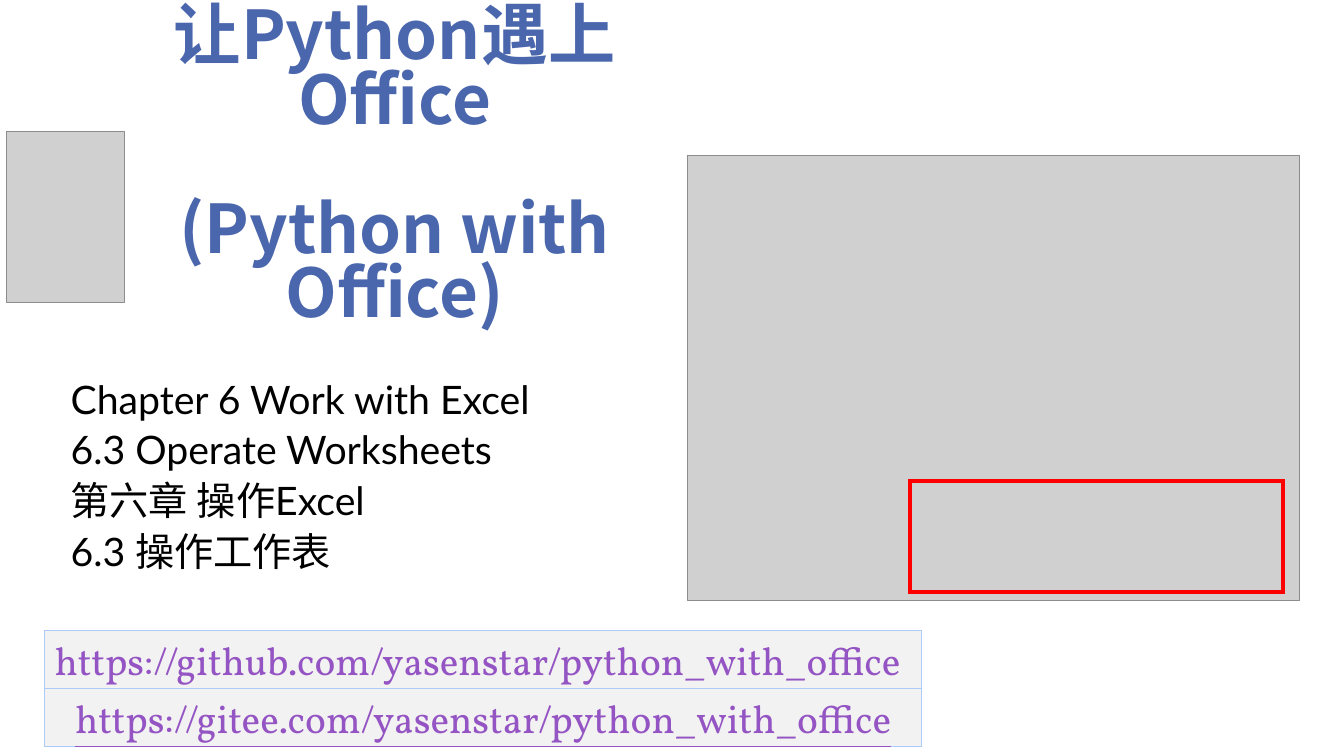
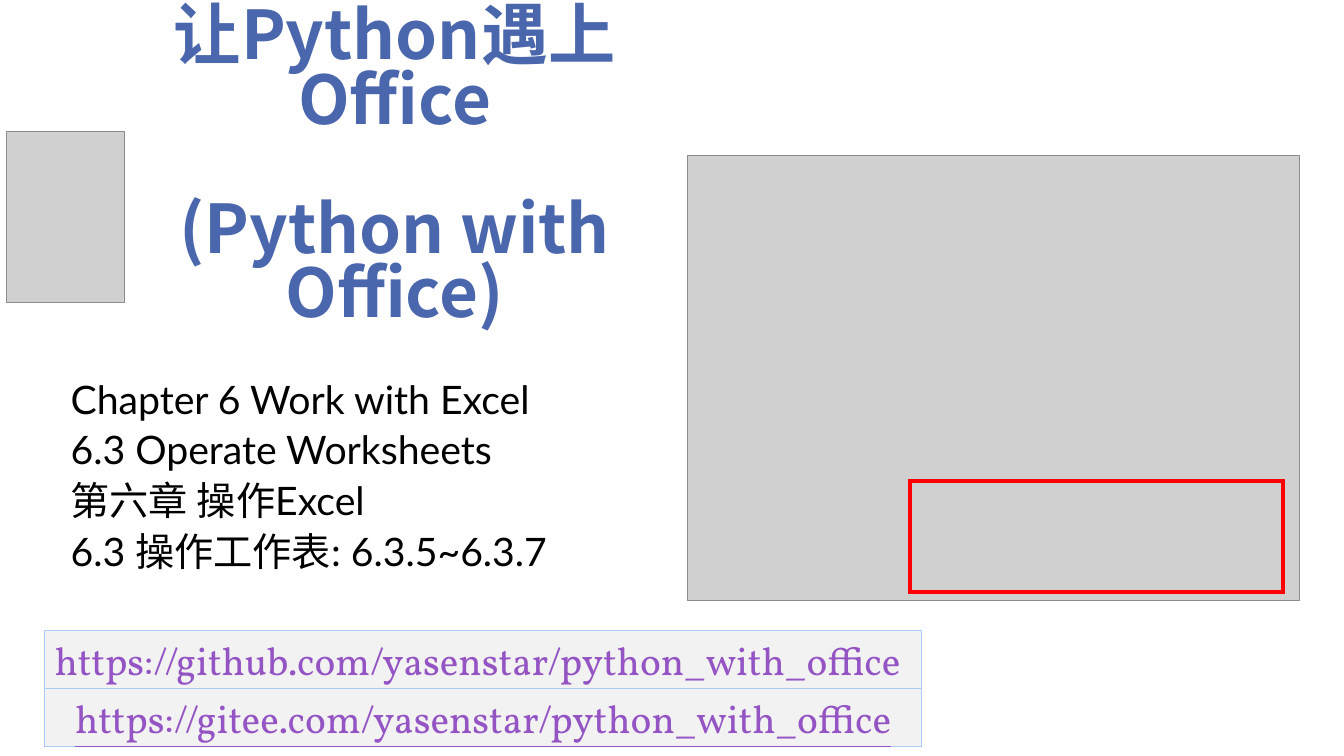
Before and after one commit to yasenstar/python_with_office, a slide deck: slide 29 of Video_Covers.pptx. Drawn at 1344x756 pixels with LibreOffice and Linux fonts; fonts in the diff are those of the drawing; grey boxes stand for pictures; background and template pictures are left out. Boxes give left, top, right and bottom in pixels: in the first picture for what was removed or moved away, otherwise in the second. Text is boxed around its words. In the diff, an @@ line names an element or a change of style, - is before the commit and + after.

```diff
--- a/Video_Covers.pptx
+++ b/Video_Covers.pptx
@@ subtitle at (x1=71, y1=533, x2=547, y2=570): text changed @@
-6.3 操作工作表
+6.3 操作工作表: 6.3.5~6.3.7
```
Also in this commit, not shown: 1 slide added, 2 other files.
